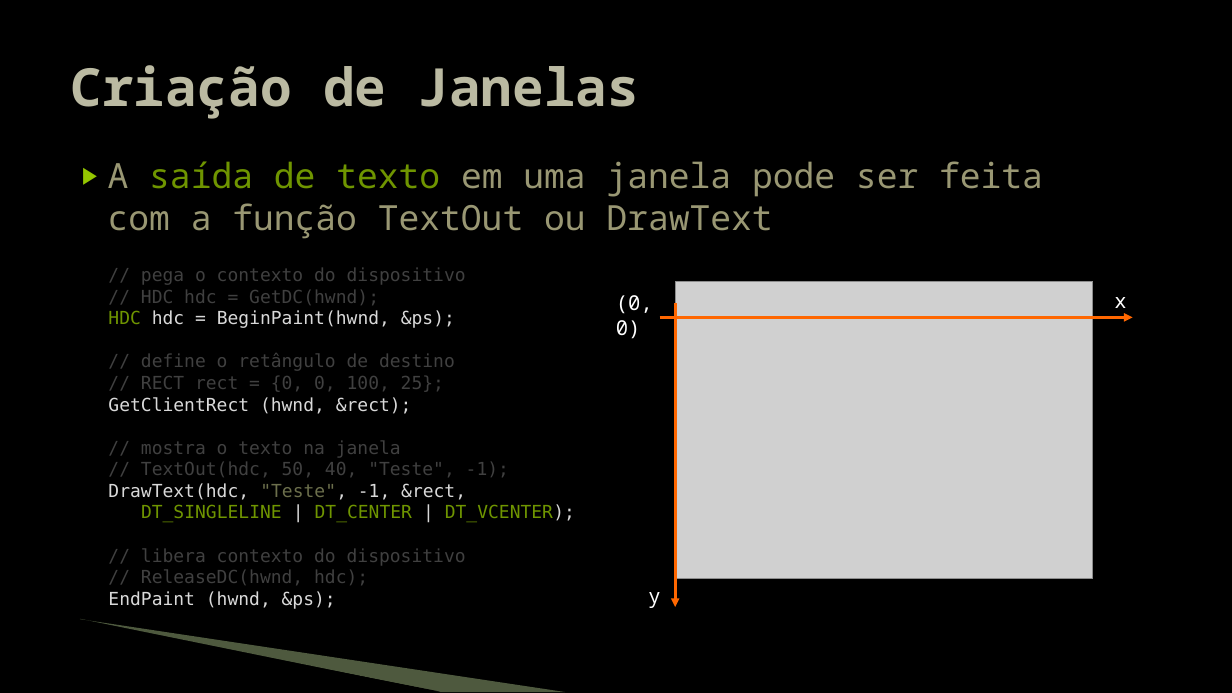
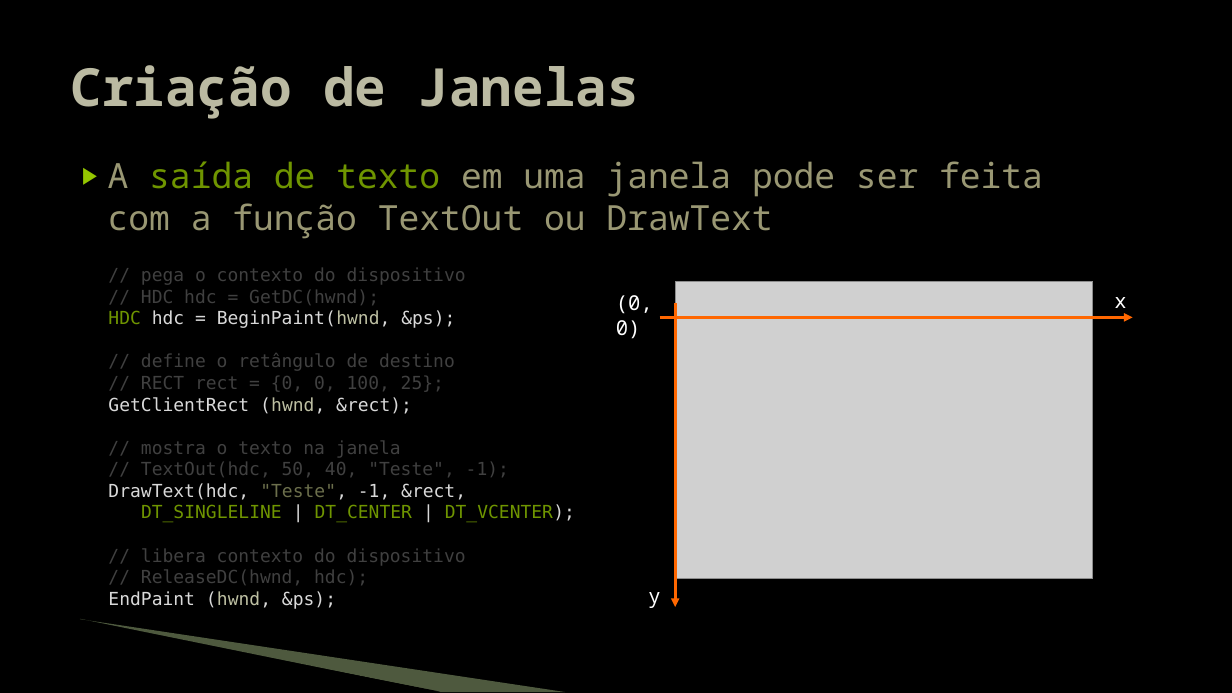
Before and after one commit to JudsonSS/Jogos, a slide deck: slide 41 of Slides/01. Programação Windows.pptx. Drawn at 1232x693 pixels with LibreOffice and Linux fonts; fonts in the diff are those of the drawing; grey boxes stand for pictures; background and template pictures are left out. Boxes give left, top, right and bottom in pixels: in the first picture for what was removed or moved away, otherwise in the second. Text is boxed around its words. In the diff, an @@ line names an element or a change of style, - is before the commit and + after.

```diff
--- a/Slides/01. Programação Windows.pptx
+++ b/Slides/01. Programação Windows.pptx
@@ text at bbox=[108, 289, 455, 609]: text colour #D9D9D9 to #BDBFA2 in "BeginPaint(hwnd,", "(hwnd,", "(hwnd," @@
```
Also in this commit, not shown: 6 other slides changed, 2 other files.
